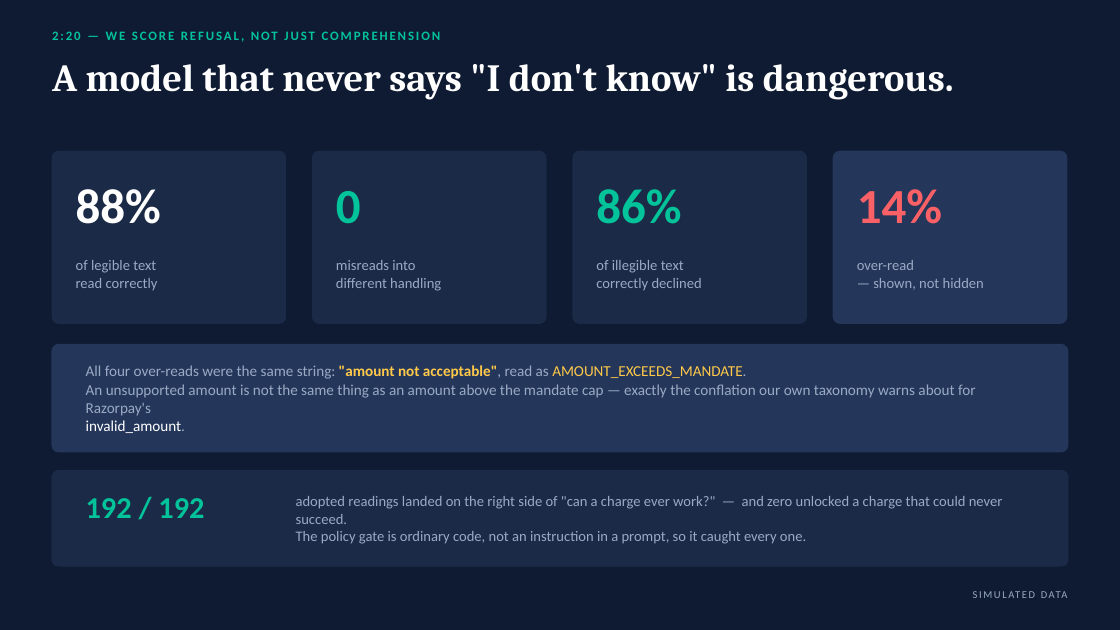
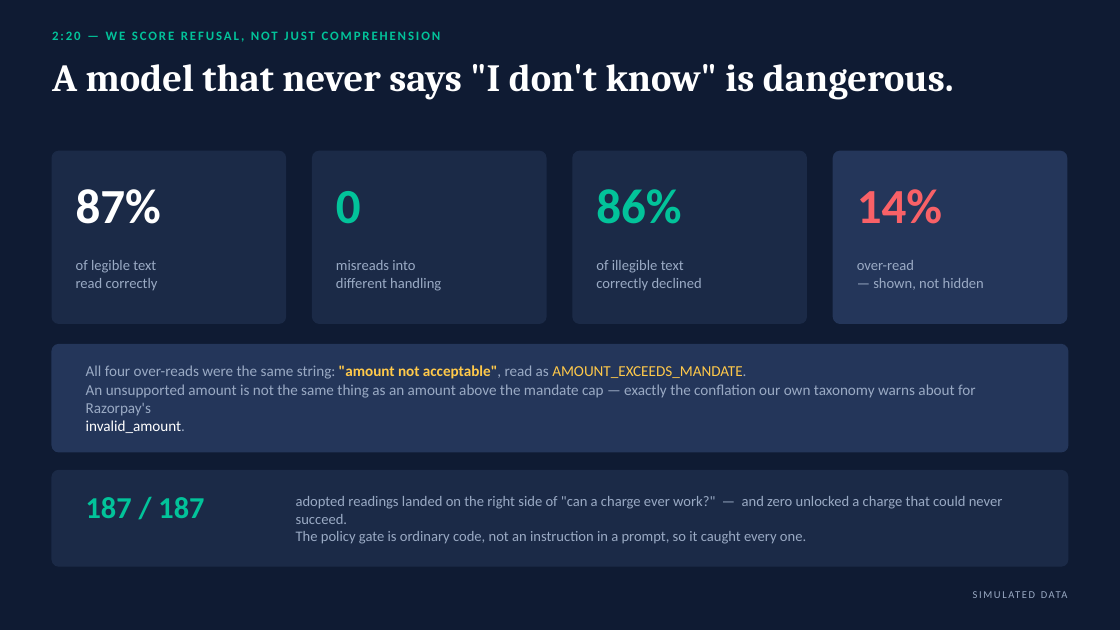
Before and after one commit to Rakesh-18112006/Salvage, a slide deck: slide 7 of docs/SALVAGE-pitch-deck.pptx. Drawn at 1120x630 pixels with LibreOffice and Linux fonts; fonts in the diff are those of the drawing. Boxes give left, top, right and bottom in pixels: in the first picture for what was removed or moved away, otherwise in the second. Text is boxed around its words. In the diff, an @@ line names an element or a change of style, - is before the commit and + after.

```diff
--- a/docs/SALVAGE-pitch-deck.pptx
+++ b/docs/SALVAGE-pitch-deck.pptx
@@ text at (x1=76, y1=189, x2=161, y2=224): text changed @@
-88%
+87%
@@ text at (x1=86, y1=497, x2=204, y2=518): text changed @@
-192 / 192
+187 / 187
```
Also in this commit, not shown: 3 other slides changed, 5 other files.
